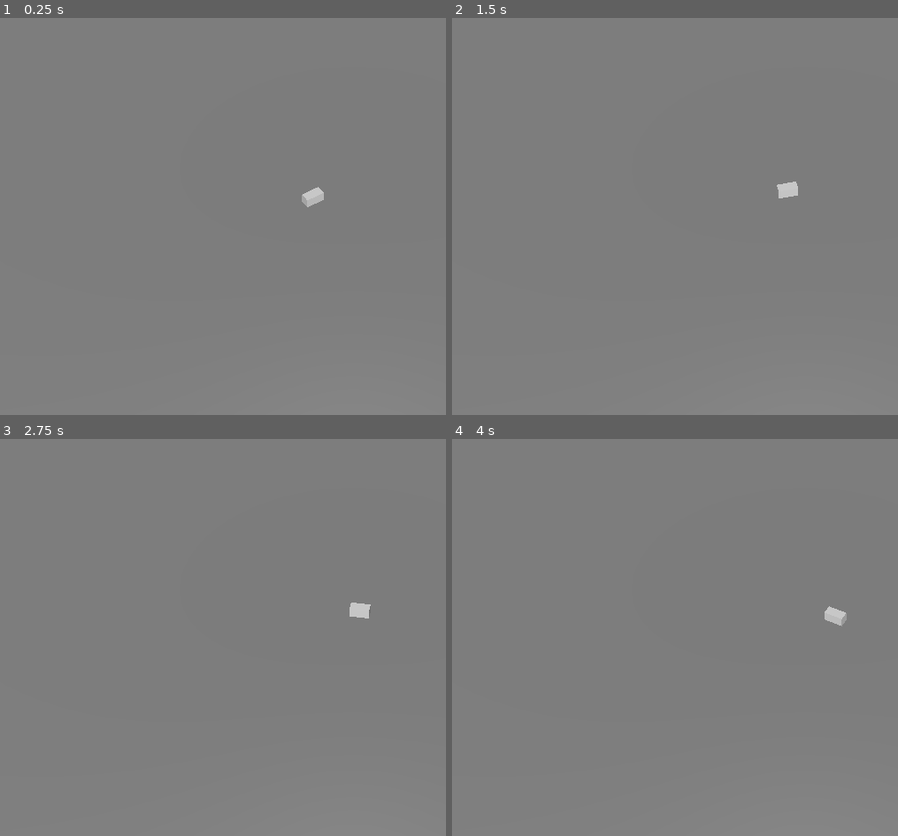
Above: before the commit, frames 1-4 (two rows, left to right).
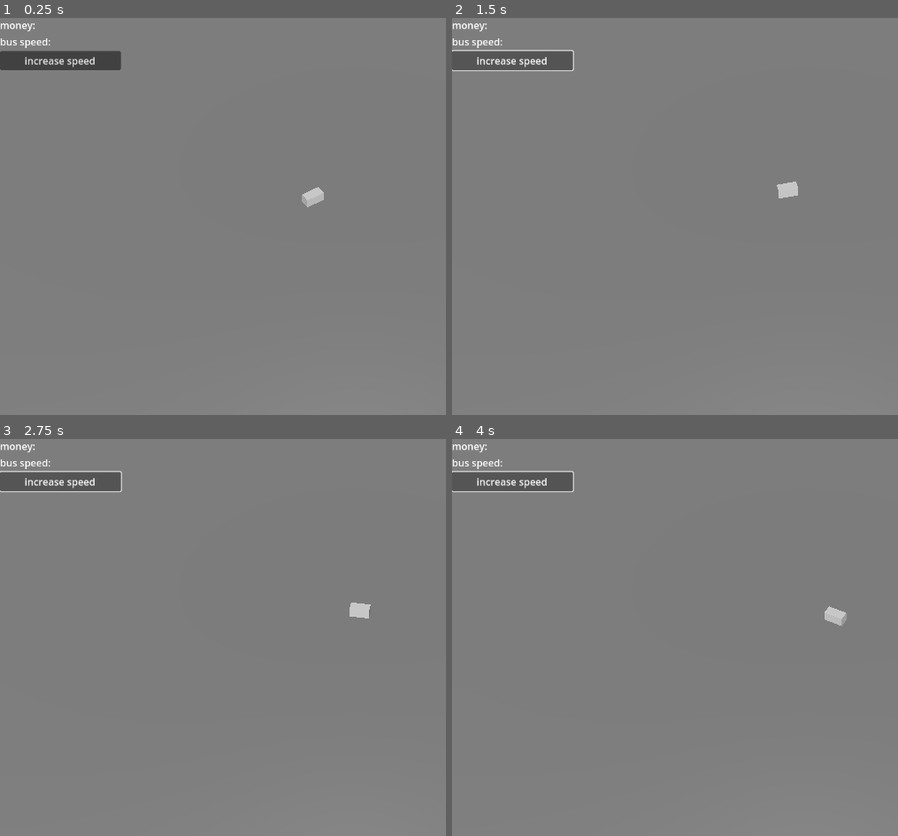
Above: after the commit, the same moments.

Repository: RaymoZou/gmtk-2025
Game: Godot game, scene res://main.tscn
Two runs of this game, one before a commit and one after it. Both use one fixed random seed, a clock stepped at 60 frames per second and the inputs below.
Inputs (mouse positions are in pixels of both pictures, inside the frame that each line leads up to):
- Up to frame 1 (0.25 s): no input
- Up to frame 2 (1.5 s): click (514, 61) at 0.5 s, where only the run after the commit has a clickable "increase speed"; click (514, 61) at 1.25 s, where only the run after the commit has a clickable "increase speed"
- Up to frame 3 (2.75 s): click (62, 482) at 2 s, where only the run after the commit has a clickable "increase speed"
- Up to frame 4 (4 s): no input

The runs differ from the first frame. In frame 1, 1.4% of the frame differs, in the area x 0-28%, y 1-14%; in frame 2, 1.5%; in frame 3, 1.5%; in frame 4, 1.5%.
Error after the commit: Parse Error: Cannot find member "money_updated" in base "GameManager". (res://scripts/ui.gd:8)

Commit message:
add GameManger, UI, and SignalBus as autoload scenes/scripts

Diff:
--- a/project.godot
+++ b/project.godot
@@ -15,6 +15,12 @@
 config/features=PackedStringArray("4.4", "GL Compatibility")
 config/icon="res://icon.svg"
 
+[autoload]
+
+Ui="*res://ui.tscn"
+GameManager="*res://scripts/game_manager.gd"
+SignalBus="*res://scripts/signal_bus.gd"
+
 [rendering]
 
 renderer/rendering_method="gl_compatibility"
